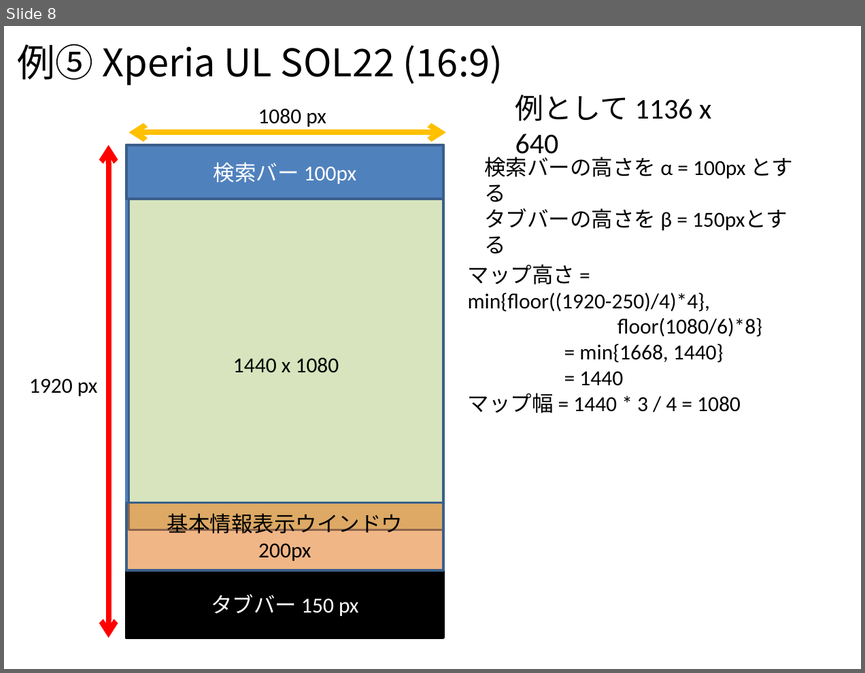
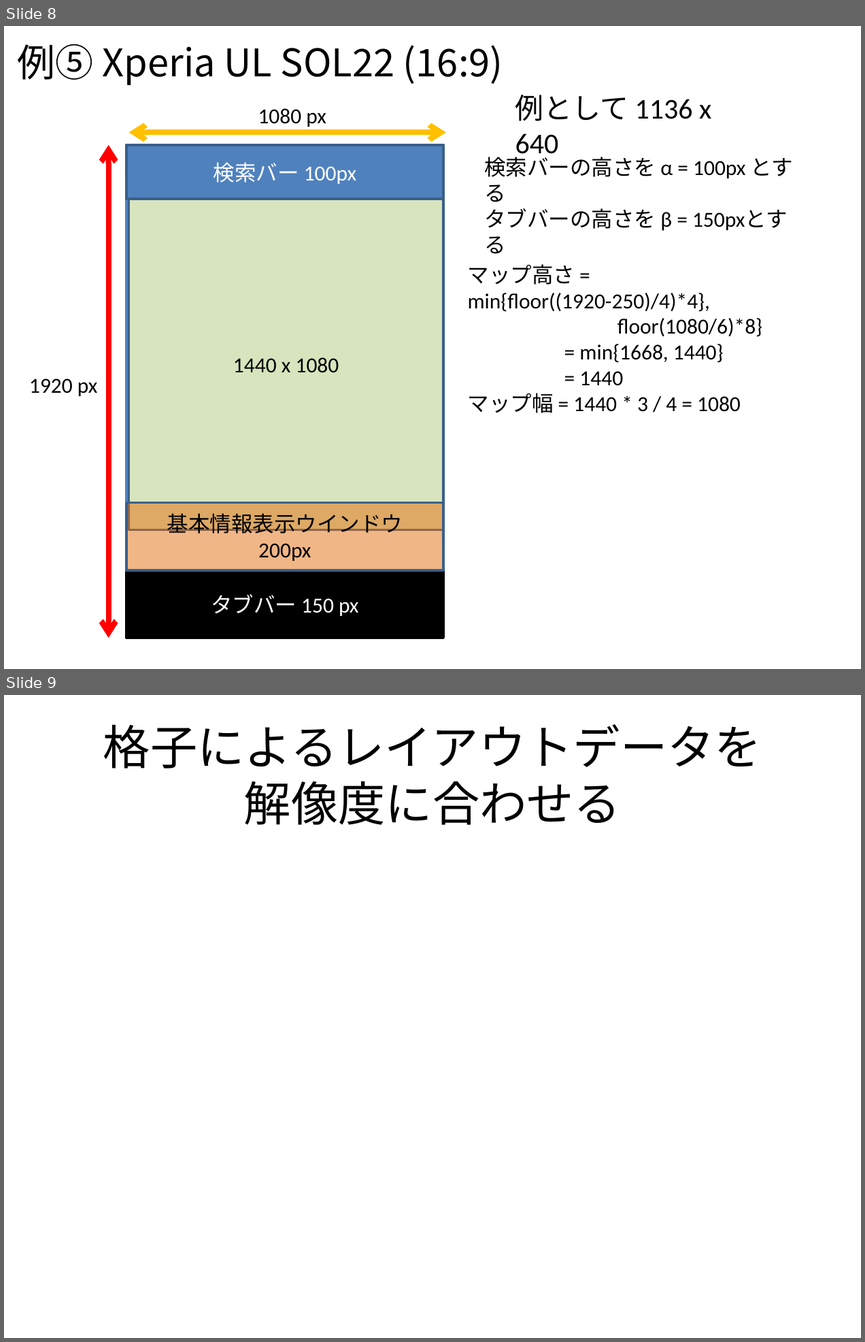
Before and after one commit to Tsukuba-SAY/documents, a slide deck: レイアウトに関する要求.pptx. Shown one above the other, each under a label of ours: slide 8 before the commit, slides 8 and 9 after it. The pictures are 865x673 and 865x1342 pixels, drawn with LibreOffice and Linux fonts; fonts in the diff are those of the drawing; grey boxes stand for pictures. Boxes give left, top, right and bottom in pixels: in the first picture for what was removed or moved away, otherwise in the second. Text is boxed around its words. In the diff, an @@ line names an element or a change of style, - is before the commit and + after.

Commit message:
格子データから画面へのマッピング方法について加えました。

```diff
--- a/レイアウトに関する要求.pptx
+++ b/レイアウトに関する要求.pptx
@@ slide 9 added at (4,695,861,1338), background #FFFFFF @@
@@ title added at (103,724,762,825), 39.6 pt, text #000000 @@
+格子によるレイアウトデータを
+解像度に合わせる
```
Also in this commit, not shown: 1 slide changed, 1 other slide added.
